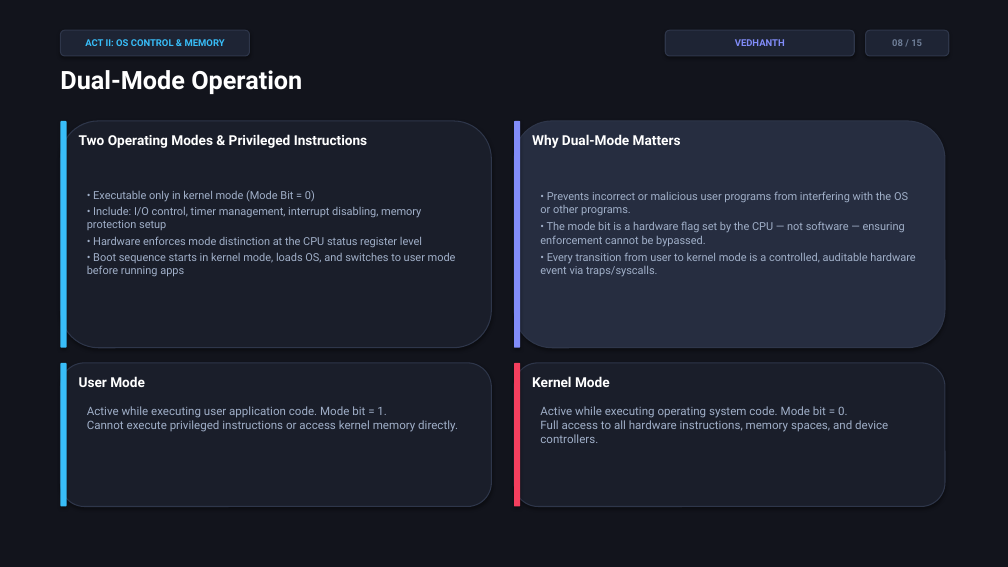
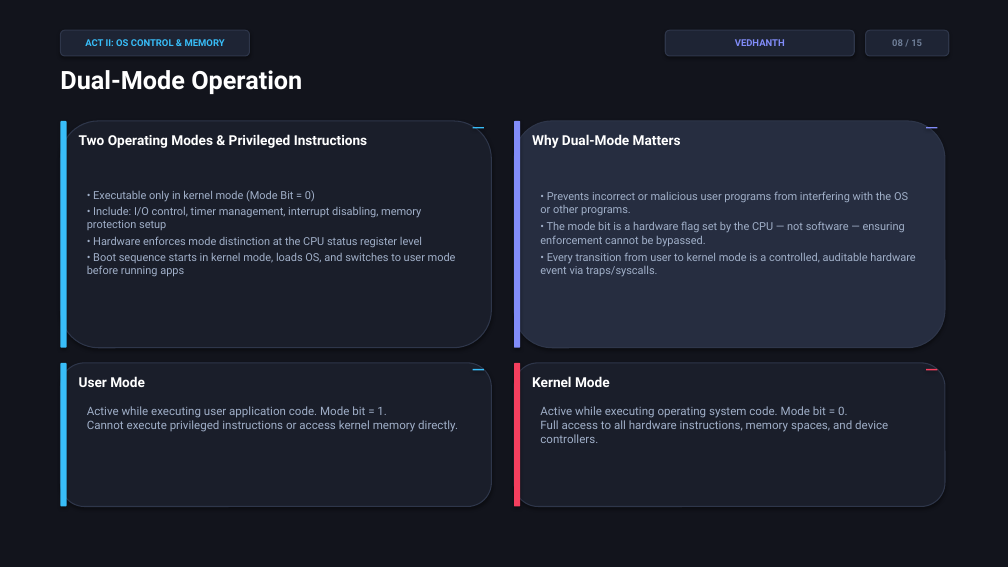
Before and after one commit to vangaramcharan2007-del/alfred, a slide deck: slide 8 of computer_system_architecture.pptx. Drawn at 1008x567 pixels with LibreOffice and Linux fonts; fonts in the diff are those of the drawing. Boxes give left, top, right and bottom in pixels: in the first picture for what was removed or moved away, otherwise in the second. Text is boxed around its words. In the diff, an @@ line names an element or a change of style, - is before the commit and + after.

```diff
--- a/computer_system_architecture.pptx
+++ b/computer_system_architecture.pptx
@@ rectangle added at (x1=473, y1=127, x2=484, y2=129), fill #38BDF8 @@
@@ rectangle added at (x1=926, y1=127, x2=938, y2=129), fill #818CF8 @@
@@ rectangle added at (x1=473, y1=369, x2=484, y2=371), fill #38BDF8 @@
@@ rectangle added at (x1=926, y1=369, x2=938, y2=371), fill #F43F5E @@
```
Also in this commit, not shown: 14 other slides changed, 9 other files.
